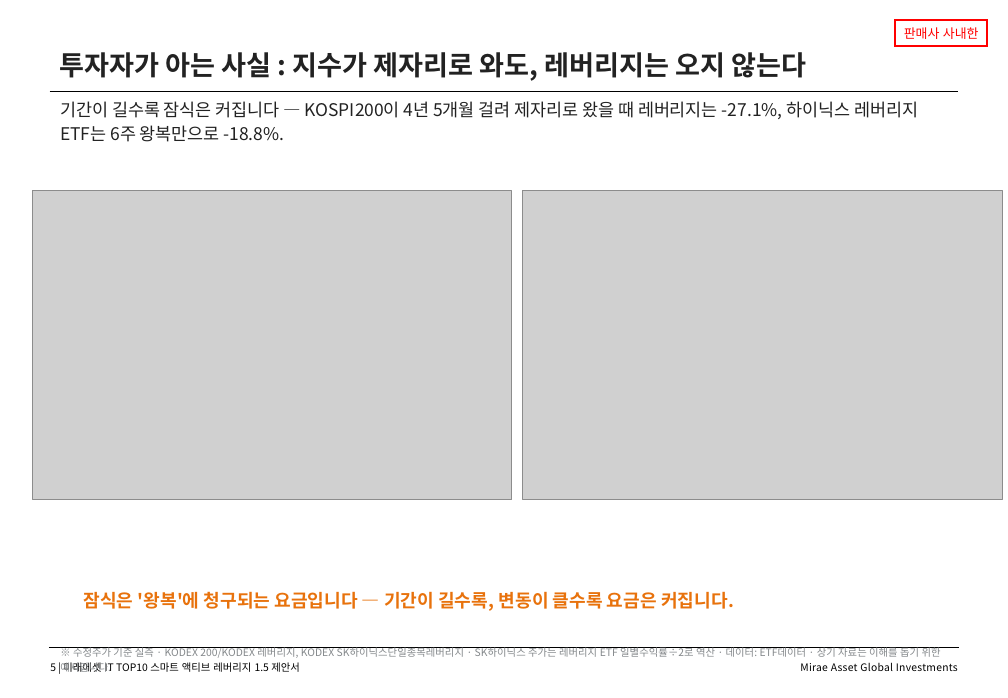
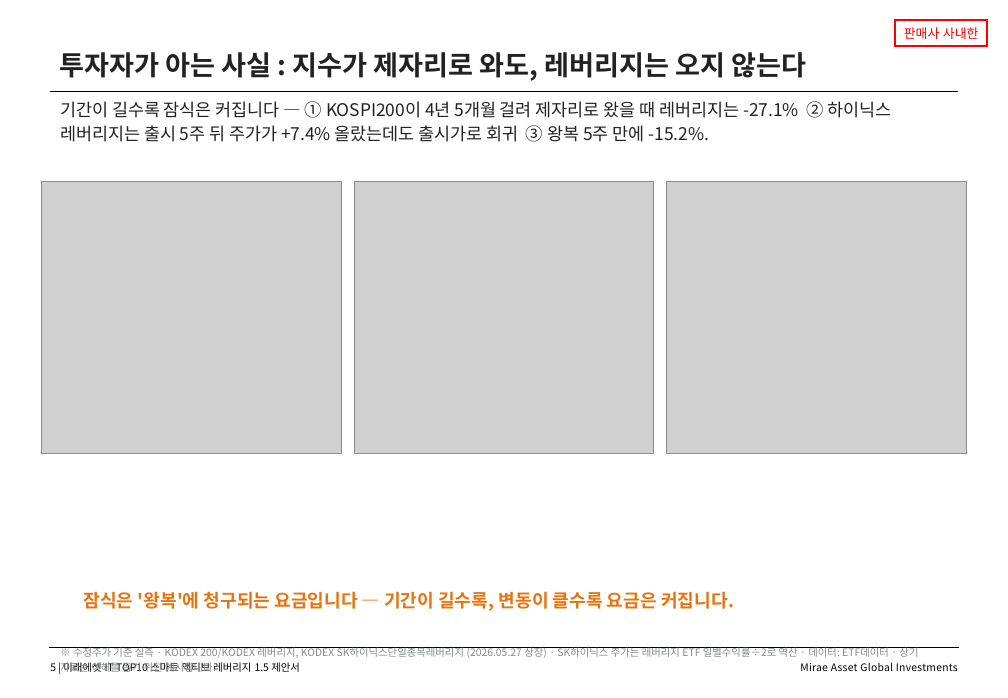
Before and after one commit to gamer383-bit/Volatility-Fund, a slide deck: slide 5 of 제안서/IT_TOP10_스마트액티브레버리지15_v1_20260812.pptx. Drawn at 1008x698 pixels with LibreOffice and Linux fonts; fonts in the diff are those of the drawing; grey boxes stand for pictures. Boxes give left, top, right and bottom in pixels: in the first picture for what was removed or moved away, otherwise in the second. Text is boxed around its words. In the diff, an @@ line names an element or a change of style, - is before the commit and + after.

```diff
--- a/제안서/IT_TOP10_스마트액티브레버리지15_v1_20260812.pptx
+++ b/제안서/IT_TOP10_스마트액티브레버리지15_v1_20260812.pptx
@@ text at (x1=60, y1=101, x2=892, y2=142): text changed @@
-기간이 길수록 잠식은 커집니다 — KOSPI200이 4년 5개월 걸려 제자리로 왔을 때 레버리지는 -27.1%, 하이닉스 레버리지 ETF는 6주 왕복만으로 -18.8%.
+기간이 길수록 잠식은 커집니다 — ① KOSPI200이 4년 5개월 걸려 제자리로 왔을 때 레버리지는 -27.1% ② 하이닉스 레버리지는 출시 5주 뒤 주가가 +7.4% 올랐는데도 출시가로 회귀 ③ 왕복 5주 만에 -15.2%.
@@ picture resized from (x1=33, y1=191, x2=512, y2=500) to (x1=42, y1=181, x2=342, y2=454) @@
@@ picture added at (x1=355, y1=181, x2=654, y2=454) @@
@@ picture resized from (x1=523, y1=191, x2=1002, y2=500) to (x1=667, y1=181, x2=967, y2=454) @@
@@ text at (x1=73, y1=647, x2=918, y2=672): text changed @@
-※ 수정주가 기준 실측 · KODEX 200/KODEX 레버리지, KODEX SK하이닉스단일종목레버리지 · SK하이닉스 주가는 레버리지 ETF 일별수익률÷2로 역산 · 데이터: ETF데이터 · 상기 자료는 이해를 돕기 위한 예시입니다.
+※ 수정주가 기준 실측 · KODEX 200/KODEX 레버리지, KODEX SK하이닉스단일종목레버리지 (2026.05.27 상장) · SK하이닉스 주가는 레버리지 ETF 일별수익률÷2로 역산 · 데이터: ETF데이터 · 상기 자료는 이해를 돕기 위한 예시입니다.
```
Also in this commit, not shown: 1 other slide changed, 7 other files.
